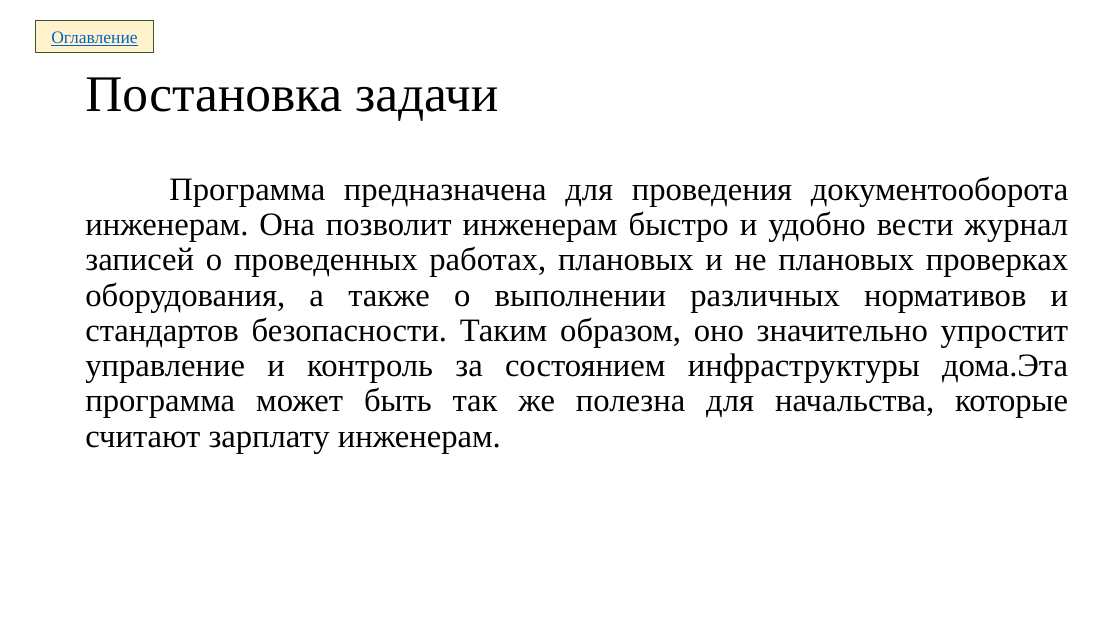
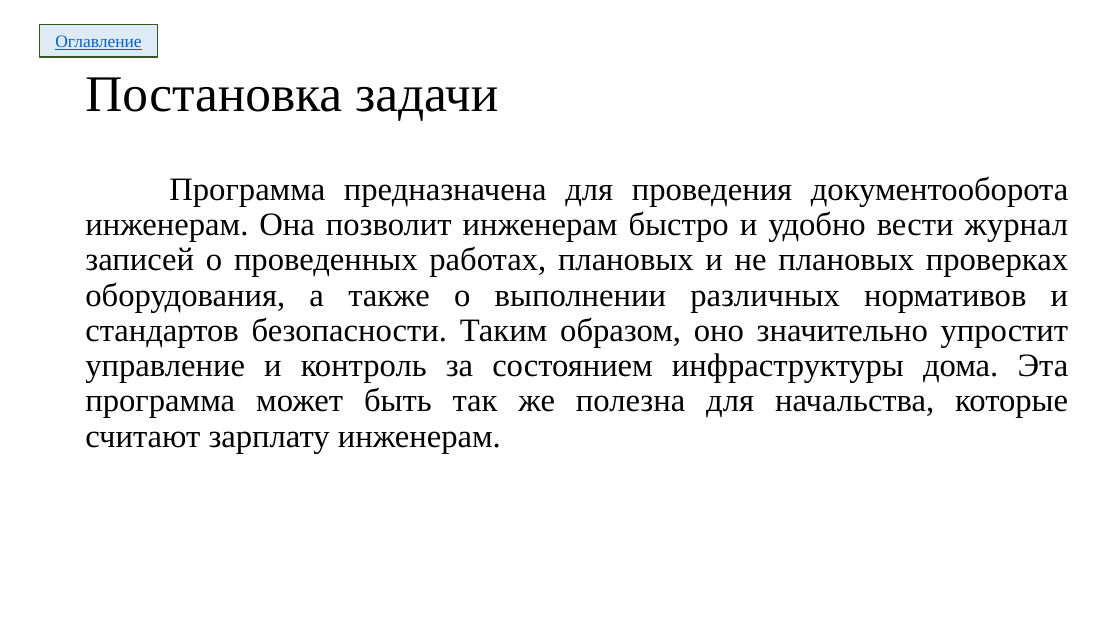
Before and after one commit to tRig7er/DP, a slide deck: slide 3 of Zhukov_Prezentatsia.pptx. Drawn at 1120x630 pixels with LibreOffice and Linux fonts; fonts in the diff are those of the drawing. Boxes give left, top, right and bottom in pixels: in the first picture for what was removed or moved away, otherwise in the second. Text is boxed around its words. In the diff, an @@ line names an element or a change of style, - is before the commit and + after.

```diff
--- a/Zhukov_Prezentatsia.pptx
+++ b/Zhukov_Prezentatsia.pptx
@@ rectangle "Оглавление": place and size @@
-rectangle "Оглавление" at box(35, 20, 154, 52)
+rectangle "Оглавление" at box(39, 25, 158, 57)
@@ rectangle "Оглавление" at box(39, 25, 158, 57): fill #FFF2CC to #DEEBF7 @@
@@ text at box(85, 176, 1069, 453): spaces changed @@
-Программа предназначена для проведения документооборота инженерам. Она позволит инженерам быстро и удобно вести журнал записей о проведенных работах, плановых и не плановых проверках оборудования, а также о выполнении различных нормативов и стандартов безопасности. Таким образом, оно значительно упростит управление и контроль за состоянием инфраструктуры дома.Эта программа может быть так же полезна для начальства, которые считают зарплату инженерам.
+Программа предназначена для проведения документооборота инженерам. Она позволит инженерам быстро и удобно вести журнал записей о проведенных работах, плановых и не плановых проверках оборудования, а также о выполнении различных нормативов и стандартов безопасности. Таким образом, оно значительно упростит управление и контроль за состоянием инфраструктуры дома. Эта программа может быть так же полезна для начальства, которые считают зарплату инженерам.
```
Also in this commit, not shown: 8 other slides changed.
